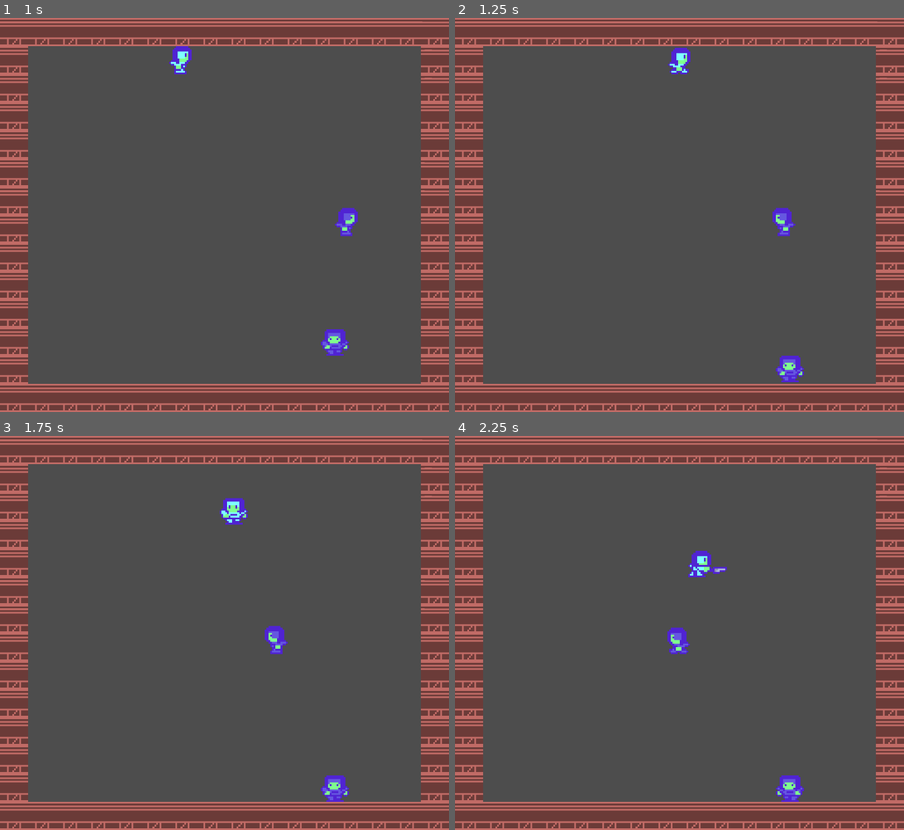
Above: before the commit, frames 1-4 (two rows, left to right).
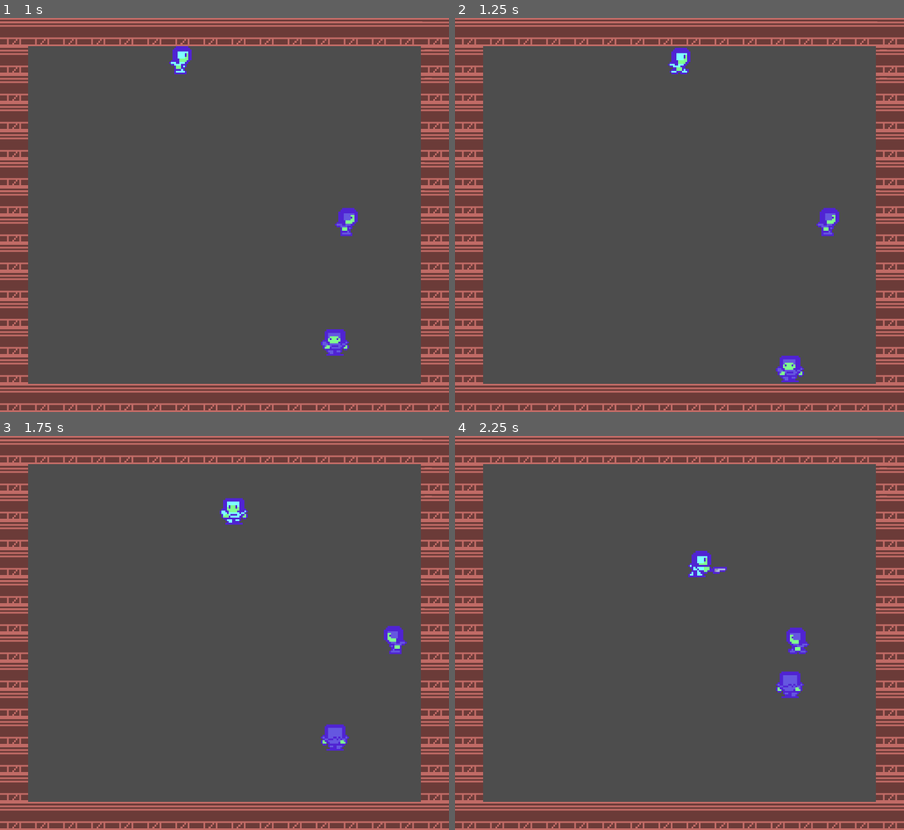
Above: after the commit, the same moments.

Repository: PlasmaDiffusion/ZombieHouse
Game: Godot game, scene res://scenes/levels/level1.tscn
Two runs of this game, one before a commit and one after it. Both use one fixed random seed, a clock stepped at 60 frames per second and the inputs below.
Inputs:
- Up to frame 1 (1 s): hold Right (ui_right) from 0.53 s (still down); tap Z (attack) at 0.6 s
- Up to frame 2 (1.25 s): keep holding Right (ui_right)
- Up to frame 3 (1.75 s): release Right (ui_right) at 1.28 s; hold Down (ui_down) from 1.28 s (still down); tap Z (attack) at 1.35 s
- Up to frame 4 (2.25 s): release Down (ui_down) at 2.03 s; hold Right (ui_right) from 2.03 s (still down); tap Z (attack) at 2.1 s

Frame 1 is identical in both runs. In frame 2, 0.5% of the frame differs, in the area x 70-86%, y 48-56%; in frame 3, 1.2%; in frame 4, 1.2%, in the area x 47-79%, y 48-93%.

Commit message:
Enemy turns around once they collide with tile

Diff:
--- a/scripts/enemy.gd
+++ b/scripts/enemy.gd
@@ -4,9 +4,9 @@
 @export var direction: Vector2 = Vector2.RIGHT # Set to Vector2.RIGHT/LEFT or Vector2.UP/DOWN in the Inspector
 
 @export var min_x: float = 0.0
-@export var max_x: float = 200.0
+@export var max_x: float = 250.0
 @export var min_y: float = 0.0
-@export var max_y: float = 200.0
+@export var max_y: float = 250.0
 
 @export var damage: float = 1.0
 @export var health: float = 2.0
@@ -19,6 +19,7 @@
 
 func _ready() -> void:
 	add_to_group("enemies")
+	set_collision_mask_value(1, true)
 
 func _process(_delta: float) -> void:
 	# Blink every rendered frame while invincible.
@@ -43,6 +44,7 @@
 	# Apply velocity and move automatically
 	velocity = direction * speed
 	move_and_slide()
+	_reverse_on_tile_collision()
 	_check_player_contact()
 
 	# Handle animations and facing direction based on current movement
@@ -87,3 +89,15 @@
 		var body = hit.collider
 		if body is CharacterBody2D and (body.is_in_group("player") or body.name == &"Player"):
 			DealDamage(body)
+
+func _reverse_on_tile_collision() -> void:
+	for index in range(get_slide_collision_count()):
+		var collision := get_slide_collision(index)
+		var collider := collision.get_collider()
+		if not (collider is TileMapLayer or (collider != null and collider.is_class("TileMap"))):
+			continue
+		var body_layer := PhysicsServer2D.body_get_collision_layer(collision.get_collider_rid())
+		if (body_layer & 1) != 0 and direction.dot(collision.get_normal()) < 0.0:
+			direction = -direction
+			velocity = direction * speed
+			break
